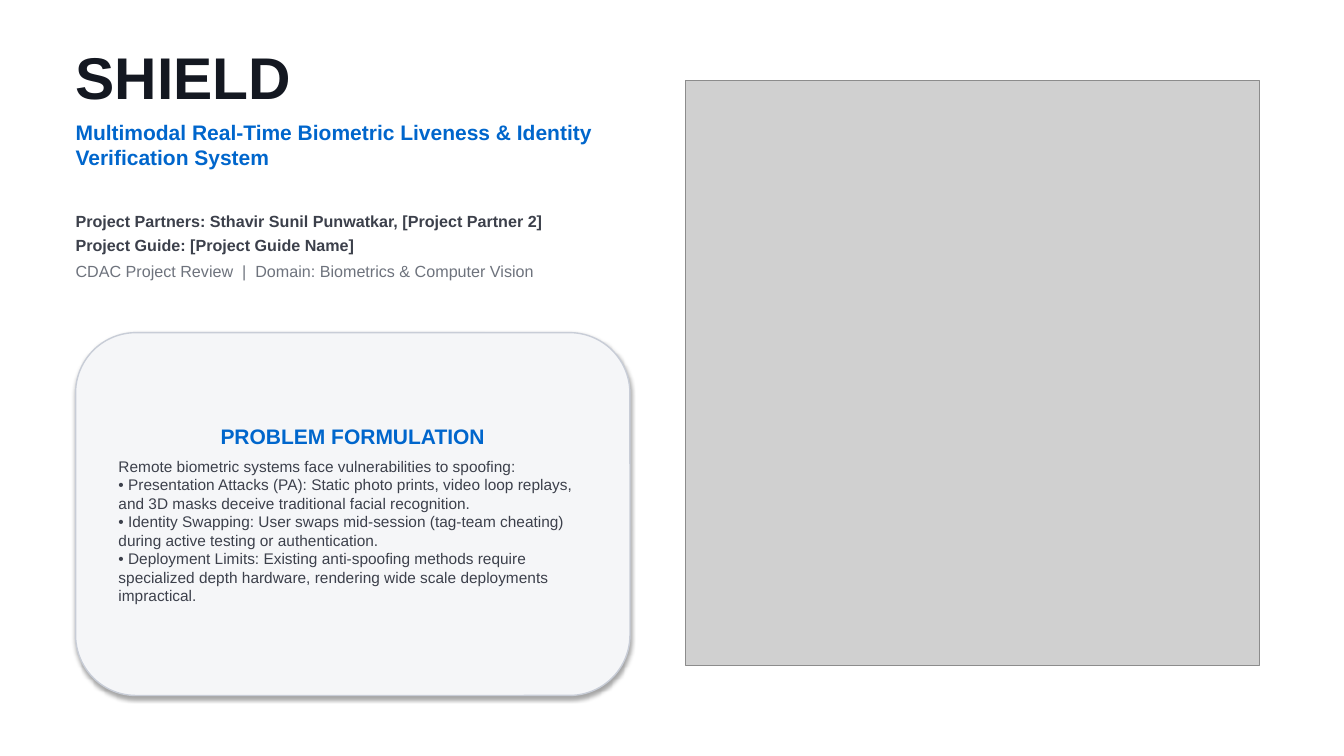
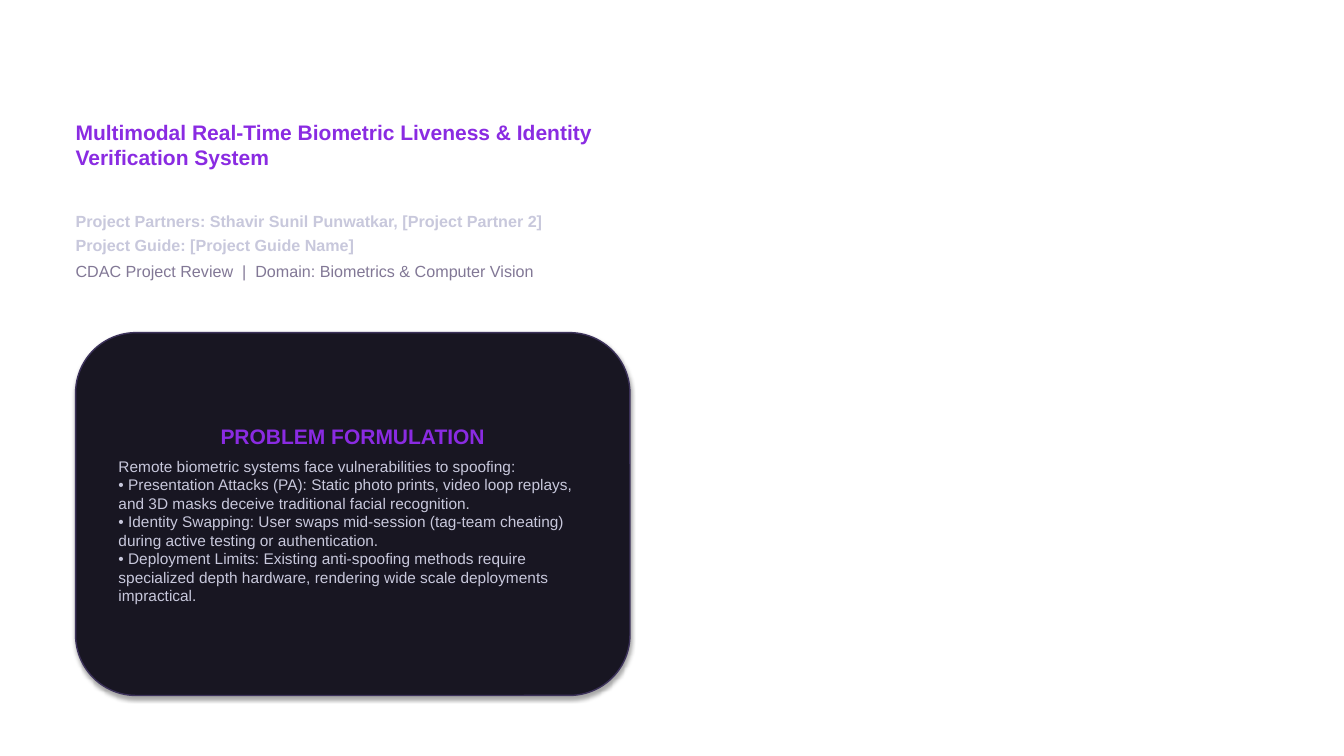
Before and after one commit to sthavirpunwatkar/SHIELD-Secure-Human-Identity-Liveness-Evaluation-Detection, a slide deck: slide 1 of reports/cdac_project_review.pptx. Drawn at 1344x756 pixels with LibreOffice and Linux fonts; fonts in the diff are those of the drawing; grey boxes stand for pictures; background and template pictures are left out. Boxes give left, top, right and bottom in pixels: in the first picture for what was removed or moved away, otherwise in the second. Text is boxed around its words. In the diff, an @@ line names an element or a change of style, - is before the commit and + after.

Commit message:
Revert "docs: Change presentation theme to minimal office white, adding bounded pictures on the right side"
This reverts commit 8804d2d124e5f92f57e4803d180f0205777603bb.

```diff
--- a/reports/cdac_project_review.pptx
+++ b/reports/cdac_project_review.pptx
@@ text "SHIELD" at (76,124,592,169): text colour #141821 to #FFFFFF in "SHIELD"; text colour #0066CC to #8A2BE2 @@
@@ picture removed at (686,81,1260,665) @@
@@ text "Project Partners: Sthavir Sunil Punwatkar, ..." at (76,216,542,281): text colour #3C404B to #C8C8DC in "Project Partners: Sthavir Sunil Punwatkar, [Project Partner ...", "Project Guide: [Project Guide Name]"; text colour #6E737D to #827896 in "CDAC Project Review | Domain: Biometrics & ..." @@
@@ rounded rectangle "PROBLEM FORMULATION" at (76,333,630,696): text colour #0066CC to #8A2BE2 in "PROBLEM FORMULATION"; text colour #3C404B to #C8C8DC; fill #F5F6F8 to #181622; outline #C8CDD7 1 pt to #3C325A 1 pt @@
```
Also in this commit, not shown: 6 other slides changed, 4 other files.
